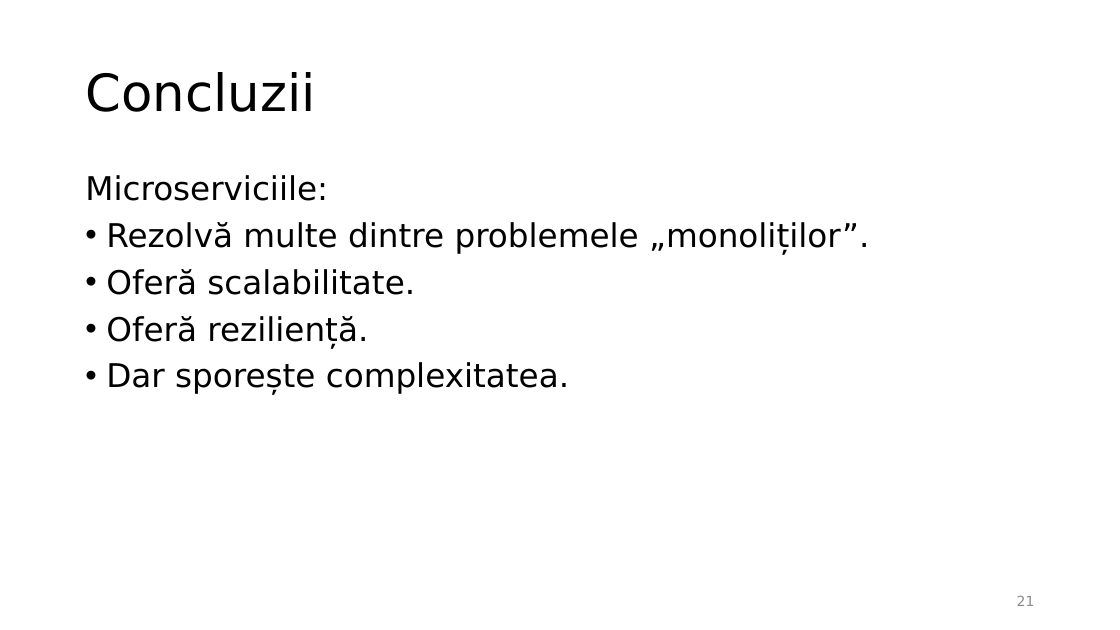
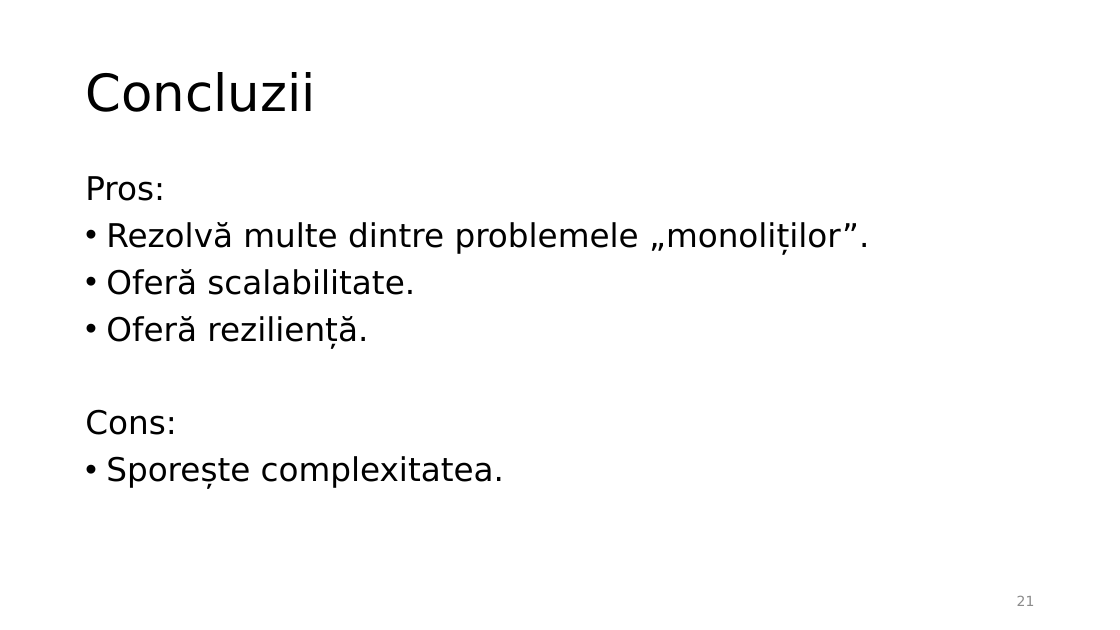
Before and after one commit to radu-solca/Venture, a slide deck: slide 21 of Venture.pptx. Drawn at 1120x630 pixels with LibreOffice and Linux fonts; fonts in the diff are those of the drawing. Boxes give left, top, right and bottom in pixels: in the first picture for what was removed or moved away, otherwise in the second. Text is boxed around its words. In the diff, an @@ line names an element or a change of style, - is before the commit and + after.

Commit message:
Update docs

```diff
--- a/Venture.pptx
+++ b/Venture.pptx
@@ text at bbox=[85, 176, 165, 201]: text changed @@
-Microserviciile:
+Pros:
@@ text at bbox=[85, 409, 504, 489]: text changed @@
-• Dar sporește complexitatea.
+Cons:
+• Sporește complexitatea.
```
